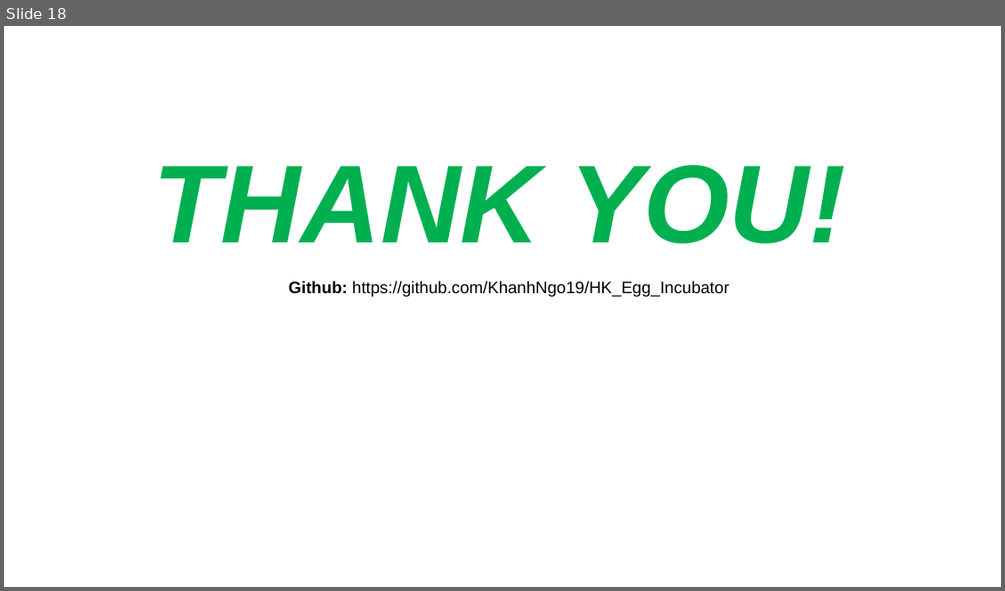
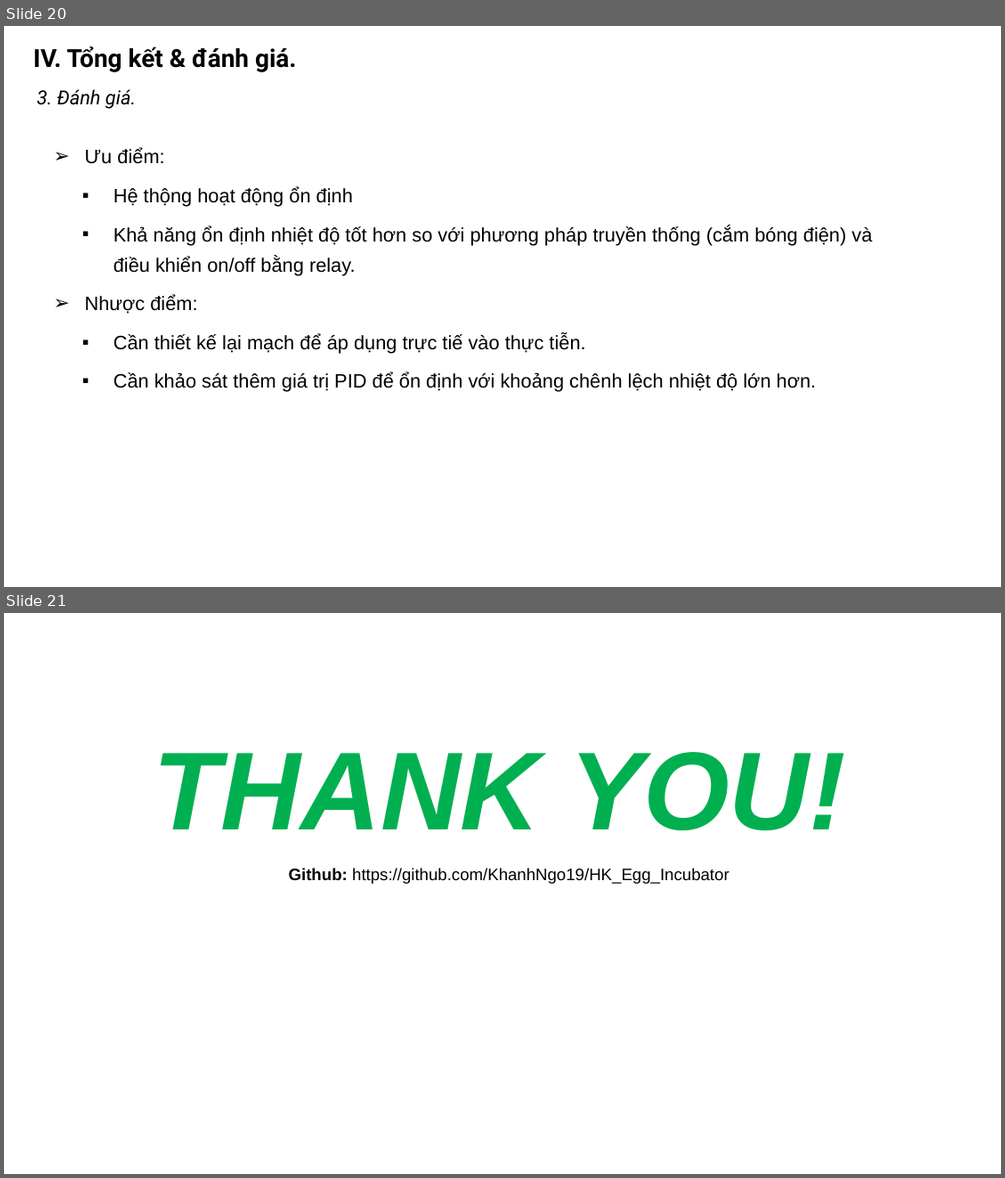
Before and after one commit to khanhnm08/HK_Egg_Incubator, a slide deck: Slide bao cao.pptx. Shown one above the other, each under a label of ours: slide 18 before the commit, slides 20 and 21 after it. The pictures are 1005x591 and 1005x1178 pixels, drawn with LibreOffice and Linux fonts; fonts in the diff are those of the drawing. Boxes give left, top, right and bottom in pixels: in the first picture for what was removed or moved away, otherwise in the second. Text is boxed around its words. In the diff, an @@ line names an element or a change of style, - is before the commit and + after.

```diff
--- a/Slide bao cao.pptx
+++ b/Slide bao cao.pptx
@@ slide 20 added at [4,26,1001,587], background #FFFFFF @@
@@ text added at [33,46,297,72], 18 pt, text #000000, bold @@
+IV. Tổng kết & đánh giá.
@@ text added at [37,89,136,109], 14 pt, text #000000, italic @@
+3. Đánh giá.
@@ text added at [85,148,872,392], 14 pt, text #000000 @@
+➢ Ưu điểm:
+▪ Hệ thộng hoạt động ổn định
+▪ Khả năng ổn định nhiệt độ tốt hơn so với phương pháp truyền thống (cắm bóng điện) và điều khiển on/off bằng relay.
+➢ Nhược điểm:
+▪ Cần thiết kế lại mạch để áp dụng trực tiế vào thực tiễn.
+▪ Cần khảo sát thêm giá trị PID để ổn định với khoảng chênh lệch nhiệt độ lớn hơn.
@@ what was slide 18 is now slide 21 @@
```
Also in this commit, not shown: 13 slides changed, 2 other slides added, 6 other files.
